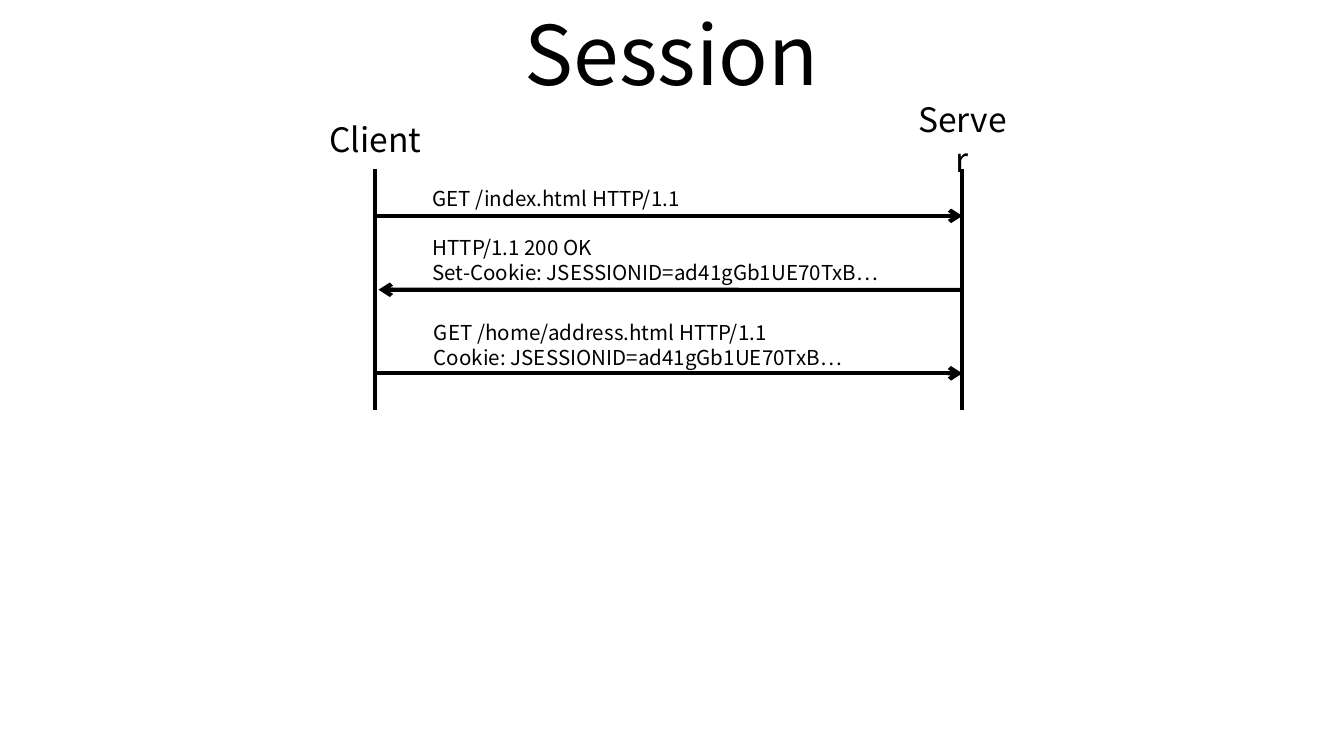
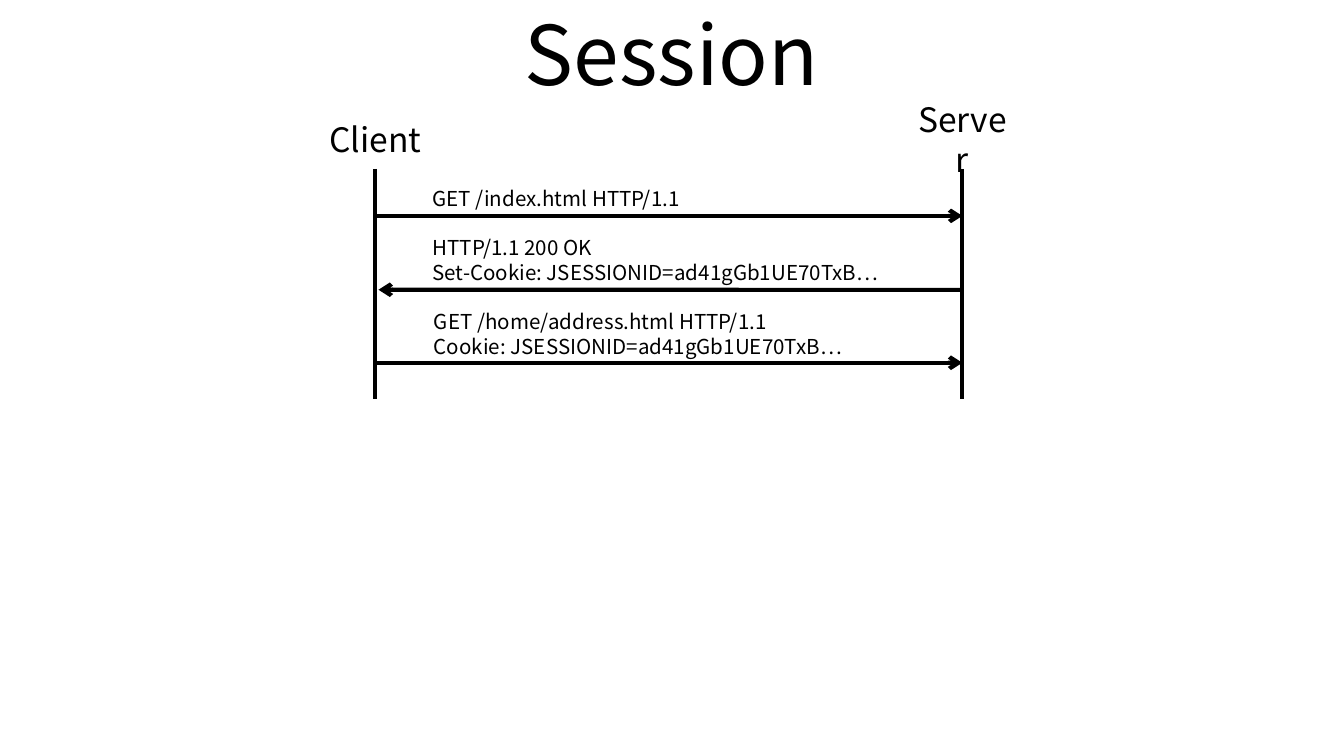
Before and after one commit to ssup2/blog-old, a slide deck: slide 2 of images/theory_analysis/HTTP_Cookie_Session/HTTP_Cookie_Session.pptx. Drawn at 1344x756 pixels with LibreOffice and Linux fonts; fonts in the diff are those of the drawing. Boxes give left, top, right and bottom in pixels: in the first picture for what was removed or moved away, otherwise in the second. Text is boxed around its words. In the diff, an @@ line names an element or a change of style, - is before the commit and + after.

Commit message:
Update HTTP Cookie Session

```diff
--- a/images/theory_analysis/HTTP_Cookie_Session/HTTP_Cookie_Session.pptx
+++ b/images/theory_analysis/HTTP_Cookie_Session/HTTP_Cookie_Session.pptx
@@ line moved from (375, 169) - (375, 410) to (375, 169) - (375, 399) @@
@@ line moved from (962, 169) - (962, 410) to (962, 169) - (962, 399) @@
@@ text "GET /home/address.html HTTP/1.1": place and size @@
-text "GET /home/address.html HTTP/1.1" at bbox=[434, 323, 842, 370]
+text "GET /home/address.html HTTP/1.1" at bbox=[434, 312, 842, 359]
@@ arrow moved from (375, 374) - (962, 374) to (375, 363) - (962, 363) @@
```
Also in this commit, not shown: 1 other slide changed, 3 other files.
